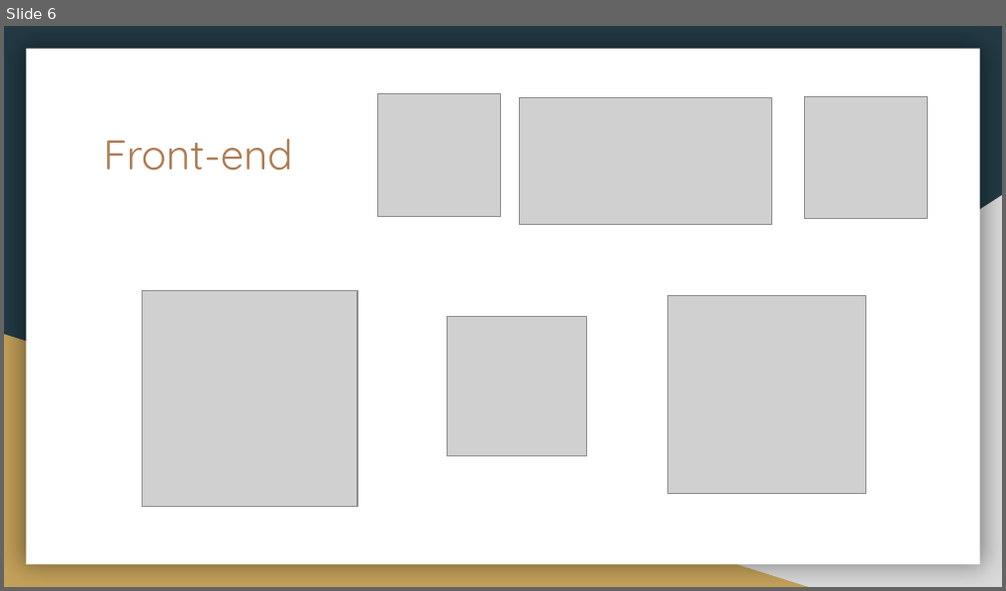
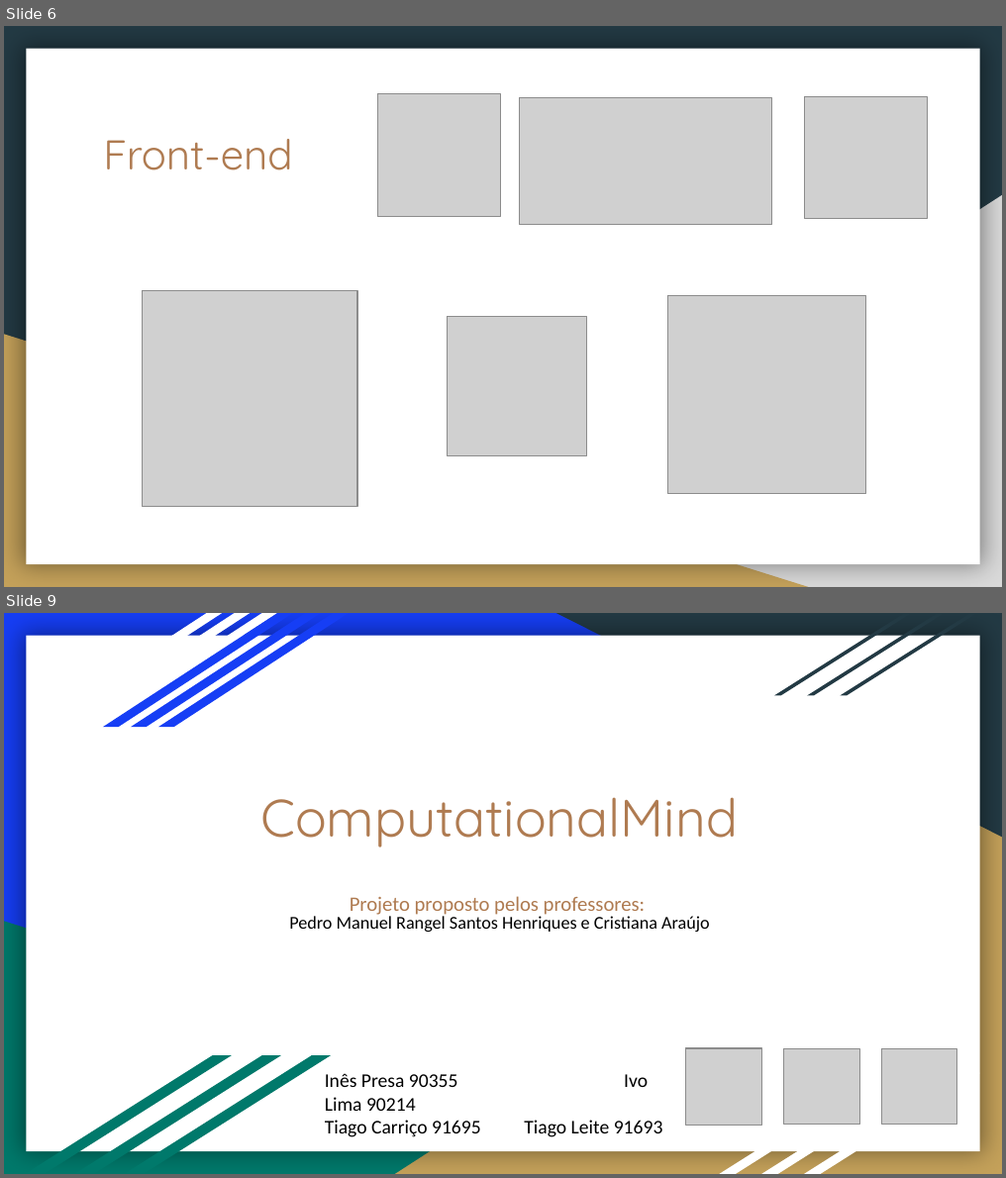
Before and after one commit to Carricossauro/lcc, a slide deck: docs/apresentacao/Projeto.pptx. Shown one above the other, each under a label of ours: slide 6 before the commit, slides 6 and 9 after it; the slides between them are not shown. The pictures are 1006x591 and 1006x1178 pixels, drawn with LibreOffice and Linux fonts; fonts in the diff are those of the drawing; grey boxes stand for pictures. Boxes give left, top, right and bottom in pixels: in the first picture for what was removed or moved away, otherwise in the second. Text is boxed around its words. In the diff, an @@ line names an element or a change of style, - is before the commit and + after.

```diff
--- a/docs/apresentacao/Projeto.pptx
+++ b/docs/apresentacao/Projeto.pptx
@@ slide 9 added at bbox=[4, 613, 1002, 1174], background #163EF5; not listed: 1 template element that a slide beside it also shows @@
@@ parallelogram added at bbox=[32, 613, 222, 727], fill #FFFFFF @@
@@ parallelogram added at bbox=[59, 613, 250, 727], fill #FFFFFF @@
@@ parallelogram added at bbox=[88, 613, 277, 727], fill #FFFFFF @@
@@ parallelogram added at bbox=[103, 613, 292, 727], fill #163EF5 @@
@@ parallelogram added at bbox=[131, 613, 321, 727], fill #163EF5 @@
@@ parallelogram added at bbox=[158, 613, 349, 727], fill #163EF5 @@
@@ right triangle added at bbox=[555, 613, 1002, 837], fill #233A44 @@
@@ parallelogram added at bbox=[774, 614, 911, 696], fill #233A44 @@
@@ parallelogram added at bbox=[807, 614, 944, 696], fill #233A44 @@
@@ parallelogram added at bbox=[841, 614, 977, 696], fill #233A44 @@
@@ right triangle added at bbox=[395, 782, 1002, 1174], fill #C4A15A @@
@@ title added at bbox=[260, 797, 738, 848], 38 pt, text #AF7B51 @@
+ComputationalMind
@@ subtitle added at bbox=[289, 896, 710, 932], 12.9 pt, text #000000 @@
+Projeto proposto pelos professores:
+Pedro Manuel Rangel Santos Henriques e Cristiana Araújo
@@ right triangle added at bbox=[4, 921, 808, 1174], fill #00796B @@
@@ parallelogram added at bbox=[26, 1057, 232, 1173], fill #00796B @@
@@ parallelogram added at bbox=[75, 1057, 280, 1173], fill #00796B @@
@@ parallelogram added at bbox=[125, 1057, 331, 1173], fill #00796B @@
@@ picture added at bbox=[685, 1049, 761, 1125] @@
@@ picture added at bbox=[783, 1049, 859, 1124] @@
@@ picture added at bbox=[881, 1049, 956, 1124] @@
@@ text added at bbox=[325, 1073, 663, 1138], 14 pt, text #000000 @@
+Inês Presa 90355 Ivo Lima 90214
+Tiago Carriço 91695 Tiago Leite 91693
@@ parallelogram added at bbox=[720, 1073, 895, 1173], fill #FFFFFF @@
@@ parallelogram added at bbox=[761, 1073, 937, 1173], fill #FFFFFF @@
@@ parallelogram added at bbox=[804, 1073, 980, 1173], fill #FFFFFF @@
```
Also in this commit, not shown: 3 slides changed, 1 other slide added, 1 slide removed, 16 other files.
